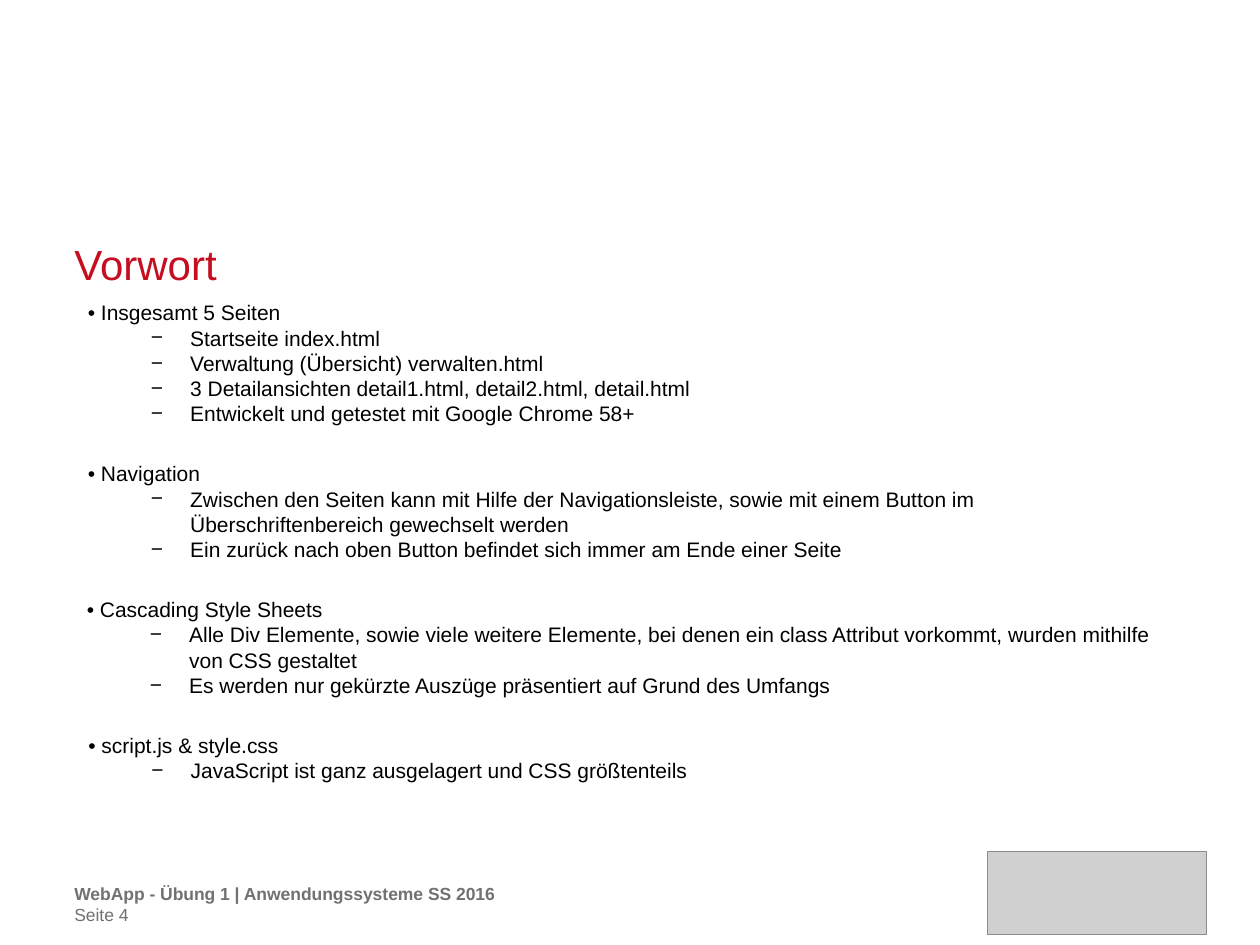
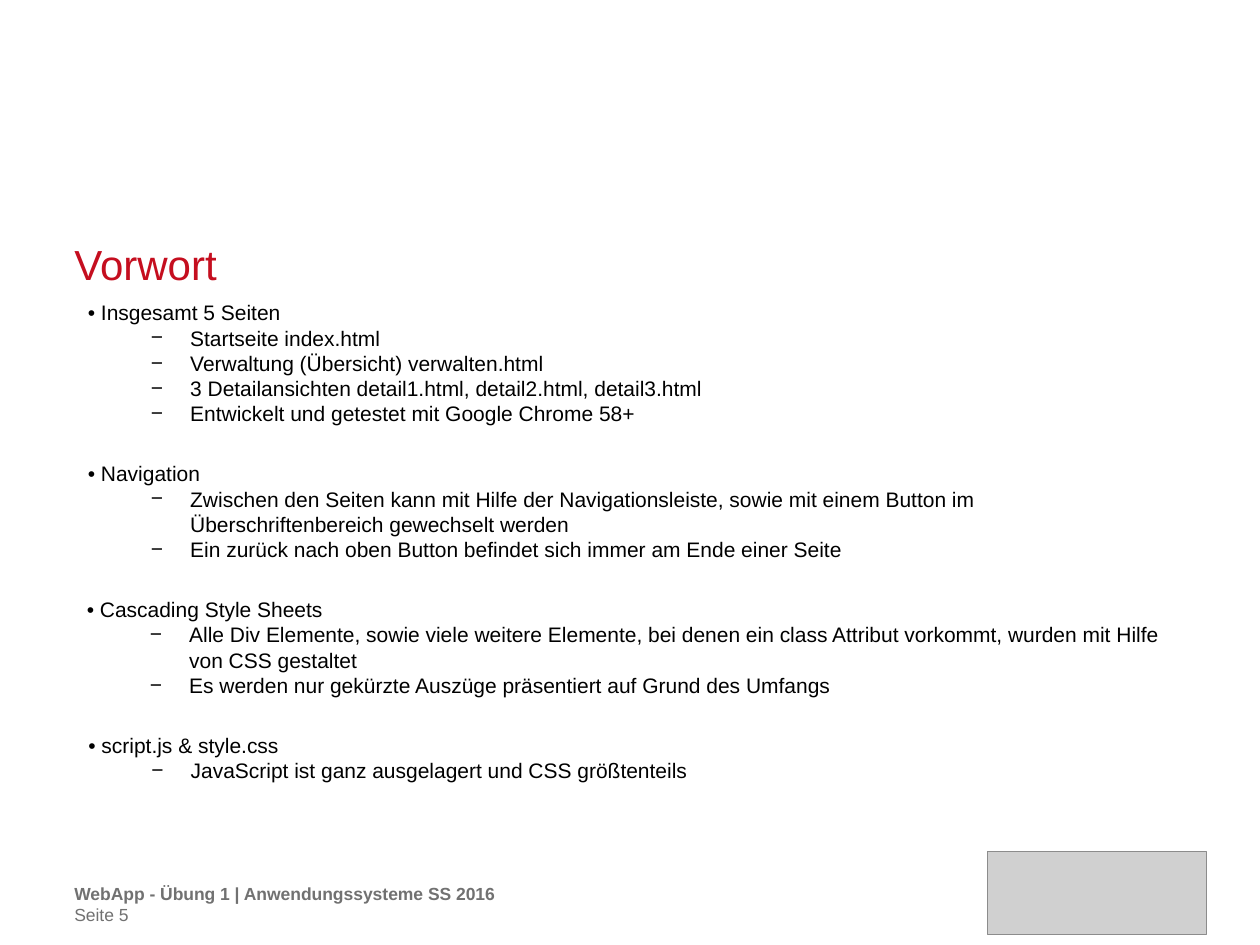
Before and after one commit to carolin262/anwendungssysA1, a slide deck: slide 5 of WebApp_TU.pptx (slide 4 before the commit). Drawn at 1260x945 pixels with LibreOffice and Linux fonts; fonts in the diff are those of the drawing; grey boxes stand for pictures; background and template pictures are left out. Boxes give left, top, right and bottom in pixels: in the first picture for what was removed or moved away, otherwise in the second. Text is boxed around its words. In the diff, an @@ line names an element or a change of style, - is before the commit and + after.

Commit message:
Rechtschreibkorrektur, erstellen der 2. Seite mit Matrikelnr. & Group46 Namen

```diff
--- a/WebApp_TU.pptx
+++ b/WebApp_TU.pptx
@@ text at box(190, 380, 701, 399): text changed @@
-  − 3 Detailansichten detail1.html, detail2.html, detail.html
+  − 3 Detailansichten detail1.html, detail2.html, detail3.html
@@ text at box(189, 626, 1158, 672): text changed @@
-  − Alle Div Elemente, sowie viele weitere Elemente, bei denen ein class Attribut vorkommt, wurden mithilfe von CSS gestaltet
+  − Alle Div Elemente, sowie viele weitere Elemente, bei denen ein class Attribut vorkommt, wurden mit Hilfe von CSS gestaltet
@@ page number at box(74, 908, 129, 921): text changed @@
-Seite 4
+Seite 5
```
Also in this commit, not shown: 2 other slides changed, 1 slide added, 1 other file.
